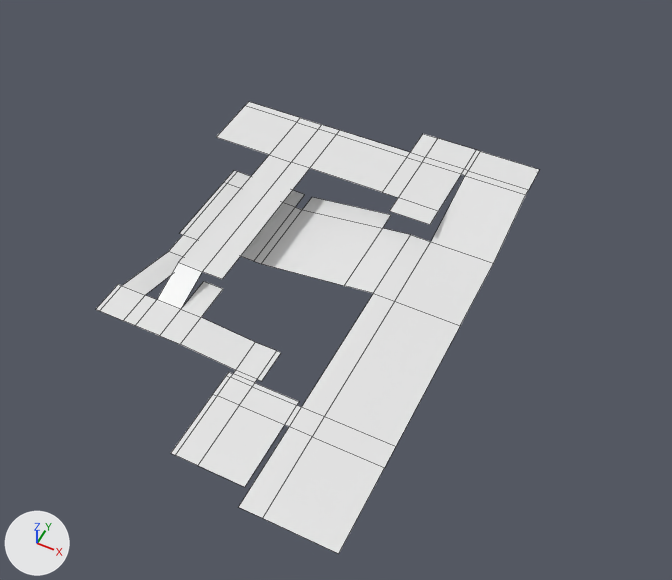
The FBX model Content/NewMap/NewMap_Model.fbx, before and after one commit.
Before and after are seen from a 50 mm lens placed at (92.4, -132.8, 154.0), pointed at (32.7, -13.4, 4.8). The axes (+X, +Y, +Z) are drawn at lower left. The lights are the same throughout. Mesh edges are drawn as thin lines.

In view in the first picture: 'Ground'.
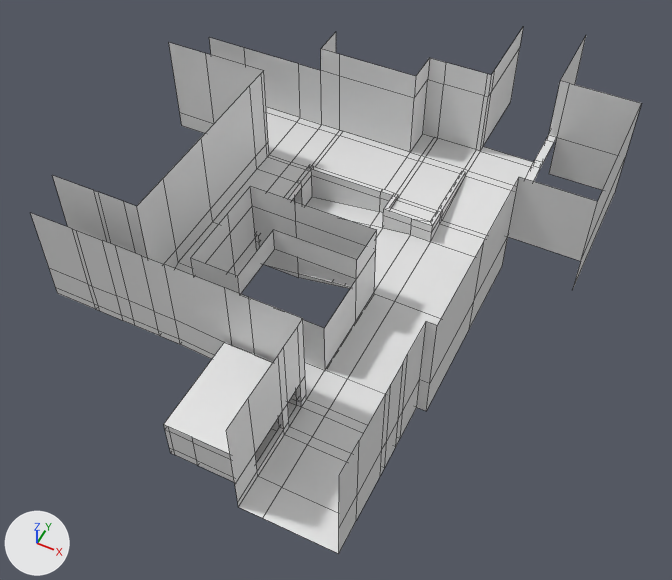
Location of each change, (x1, y1, x2, y2) in pixels of the pictures (672 x 580 px):
'Ground', reshaped
    before: (96, 102, 540, 554)
    after: (175, 107, 533, 554)
'House2', added
    after: (31, 213, 306, 507)
'House3', added
    after: (339, 36, 641, 552)
'House5', added
    after: (52, 43, 465, 268)
'House4', added
    after: (209, 28, 523, 152)
'House1', added
    after: (191, 186, 377, 370)
part 1 of me_cube, built on
    before: (171, 130, 526, 554)
    after: (178, 130, 533, 554)

The change in detail:
me_cube is used by ob_ground; location (0.0, 0.0, 0.0).
me_cube had 106 vertices, 63 faces and spanned x -15.0..60.0, y -67.0..40.0, z 0.0..8.0.
me_cube now has 150 vertices, 95 faces and spans x -15.0..62.0, y -67.0..42.0, z 0.0..8.0.
Part 1, on me_cube:
5 vertices are removed from x -10.0..33.0, y -41.0..15.0, z 0.0..4.0.
20 faces are deleted.
25 vertices are added at x 0.0..62.0, y -33.0..40.0, z 2.6..8.0.
7 new vertices lie (0.0, -2.0, 0.0) away from vertices in x 23.0..60.0, y -48.0, z 4.0.
7 new vertices lie (0.0, -10.0, 0.0) away from vertices in x 23.0..60.0, y -50.0, z 4.0.
5 new vertices lie (0.0, 2.0, 0.0) away from vertices in x 40.0..60.0, y -43.0..40.0, z 4.0..8.0.
5 new vertices lie (0.0, -1.0, 0.0) away from vertices in x 0.0..44.0, y 16.0, z 8.0.
52 new faces join them.
Mesh me_cube_002 is new.
It has 25 vertices, 16 faces and spans x 11.0..40.1, y -33.2..-9.8, z 3.9..27.1.
It uses material mat_material (white #e7e7e7).
Mesh me_cube_006 is new.
It has 56 vertices, 35 faces and spans x 60.0..78.0, y -67.0..62.0, z 4.0..32.0.
It uses material mat_material (white #e7e7e7).
Mesh me_cube_004 is new.
It has 124 vertices, 95 faces and spans x -20.0..40.0, y -67.0..-41.0, z 4.0..28.7.
It uses material mat_material (white #e7e7e7).
Mesh me_cube_007 is new.
It has 35 vertices, 20 faces and spans x -25.0..45.0, y 32.0..62.0, z 8.0..30.0.
It uses material mat_material (white #e7e7e7).
Mesh me_cube_008 is new.
It has 122 vertices, 89 faces and spans x -25.0..45.0, y -33.0..30.0, z 0.0..32.0.
It uses material mat_material (white #e7e7e7).
Object 'House1' (ob_house1) is new; it shows me_cube_002.
Its location is (0.0, 0.0, -4.0).
Object 'House3' (ob_house3) is new; it shows me_cube_006.
Its location is (0.0, 0.0, 0.0).
Object 'House2' (ob_house2) is new; it shows me_cube_004.
Its location is (0.0, 0.0, 0.0).
Object 'House4' (ob_house4) is new; it shows me_cube_007.
Its location is (0.0, 0.0, 0.0).
Object 'House5' (ob_house5) is new; it shows me_cube_008.
Its location is (0.0, 0.0, 0.0).
